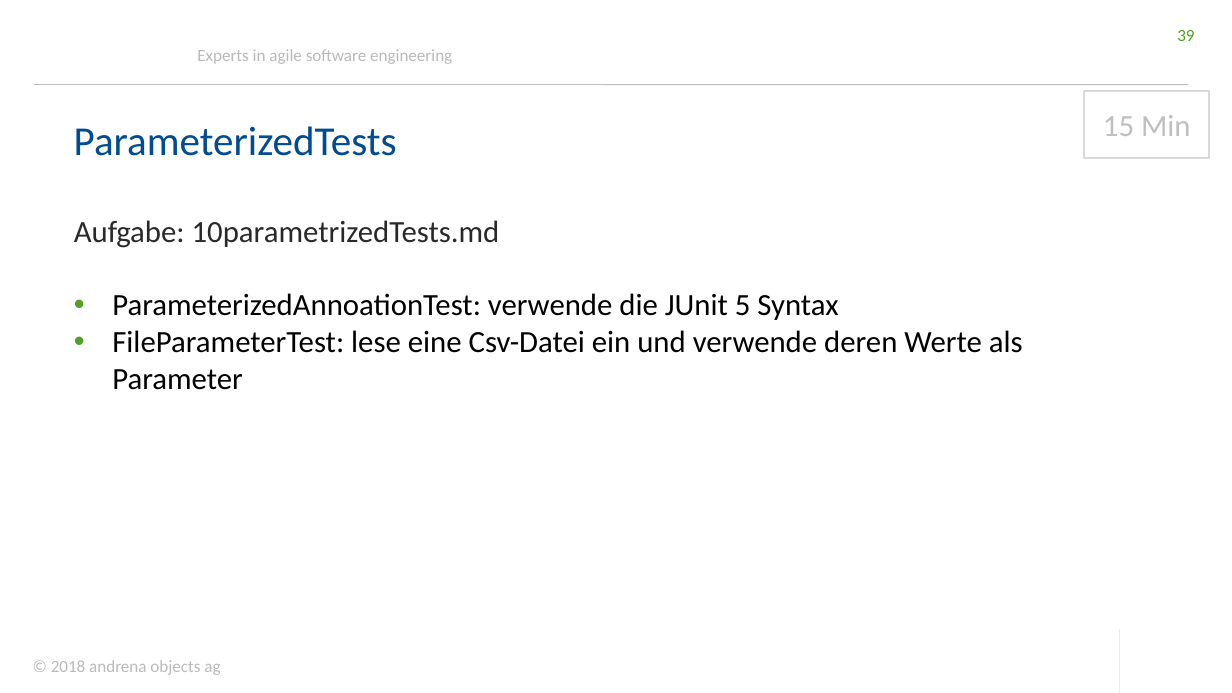
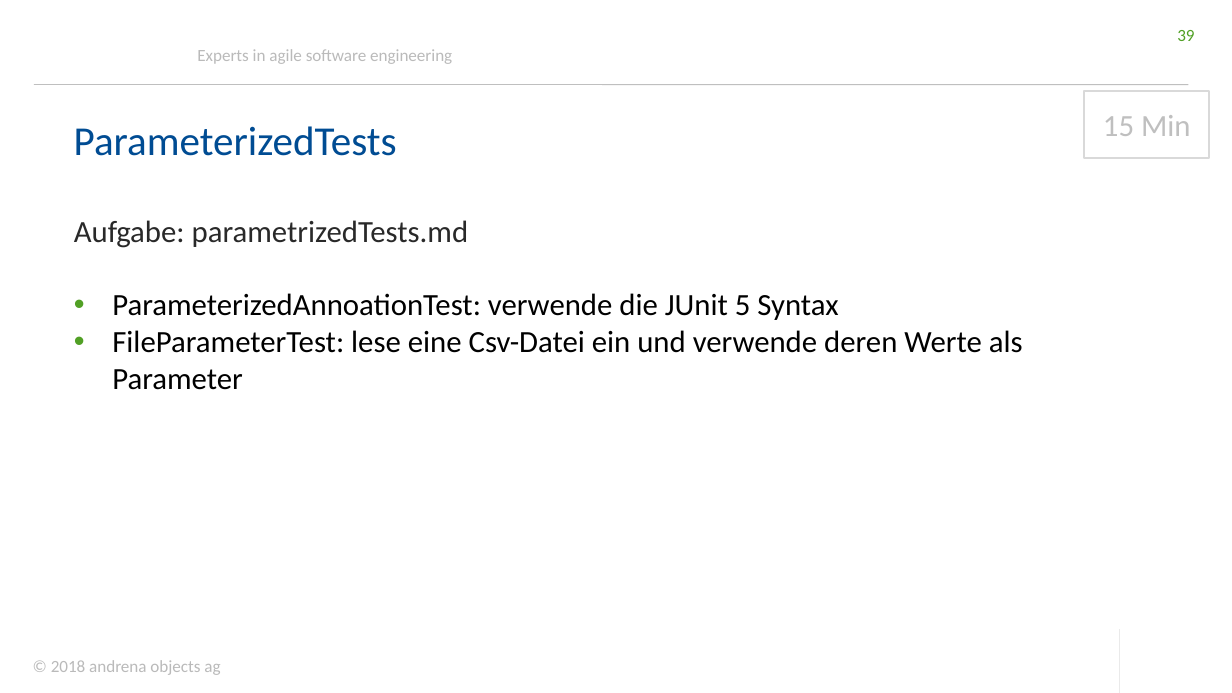
Before and after one commit to andrena/junit5-workshop-et-ka-2018, a slide deck: slide 39 of files/Folien.pptx. Drawn at 1232x693 pixels with LibreOffice and Linux fonts; fonts in the diff are those of the drawing; background and template pictures are left out. Boxes give left, top, right and bottom in pixels: in the first picture for what was removed or moved away, otherwise in the second. Text is boxed around its words. In the diff, an @@ line names an element or a change of style, - is before the commit and + after.

```diff
--- a/files/Folien.pptx
+++ b/files/Folien.pptx
@@ text at bbox=[74, 220, 469, 248]: text changed @@
-Aufgabe: 10parametrizedTests.md
+Aufgabe: parametrizedTests.md
```
Also in this commit, not shown: 10 other slides changed.
